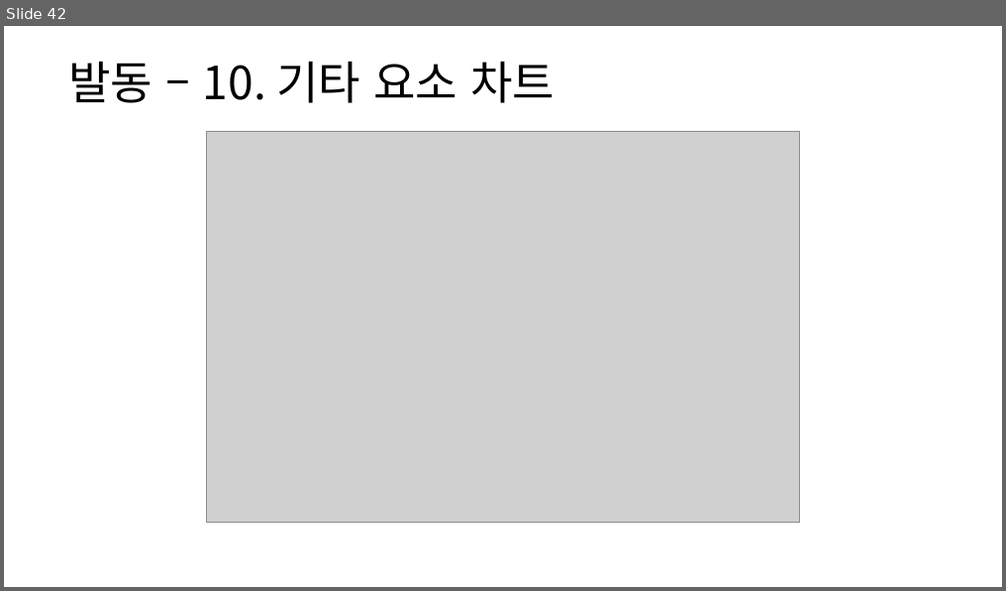
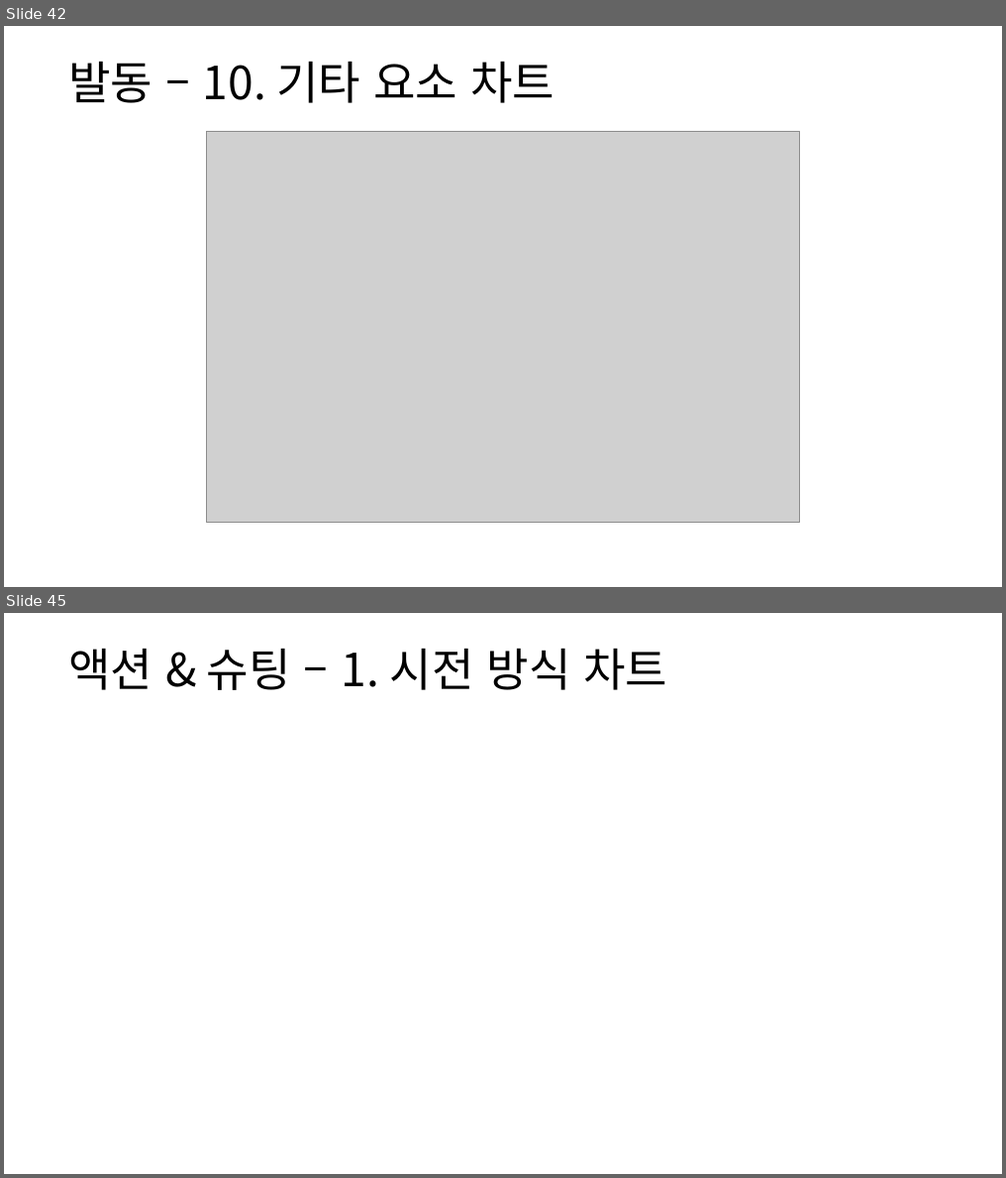
Before and after one commit to yjk0401/unityenginebasic_9th, a slide deck: 기획/방랑엽사전/스킬 시스템 기획서.pptx. Shown one above the other, each under a label of ours: slide 42 before the commit, slides 42 and 45 after it; the slides between them are not shown. The pictures are 1006x591 and 1006x1178 pixels, drawn with LibreOffice and Linux fonts; fonts in the diff are those of the drawing; grey boxes stand for pictures. Boxes give left, top, right and bottom in pixels: in the first picture for what was removed or moved away, otherwise in the second. Text is boxed around its words. In the diff, an @@ line names an element or a change of style, - is before the commit and + after.

```diff
--- a/기획/방랑엽사전/스킬 시스템 기획서.pptx
+++ b/기획/방랑엽사전/스킬 시스템 기획서.pptx
@@ slide 45 added at [4, 613, 1002, 1174], background #FFFFFF @@
@@ text added at [68, 648, 667, 690], 44 pt, text #000000 @@
+액션 & 슈팅 – 1. 시전 방식 차트
```
Also in this commit, not shown: 8 other slides added.
